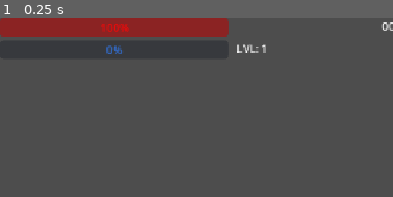
Above: before the commit, frame 1.
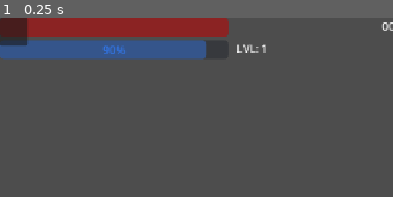
Above: after the commit, the same moment.

Repository: StickLick/Beta_Godot
Game: Godot game, scene res://Assets/Scenes/Main.tscn
Two runs of this game, one before a commit and one after it. Both use one fixed random seed, a clock stepped at 60 frames per second and the inputs below.
Inputs:
- Up to frame 1 (0.25 s): no input
The pictures show only the part of the screen within x 0-50%, y 0-50%; the shares and areas given below are measured in that part.

The runs differ from the first frame. In frame 1, 6.6% of the frame differs, in the area x 0-53%, y 0-24%.

Commit message:
levelUpSkills1.1

Diff:
--- a/Assets/Scenes/Hud.tscn
+++ b/Assets/Scenes/Hud.tscn
@@ -18,15 +18,16 @@
 modulate = Color(1, 0.029999971, 0.029999971, 1)
 offset_right = 329.0
 offset_bottom = 27.0
+show_percentage = false
 
-[node name="XPBar" type="ProgressBar" parent="."]
+[node name="XPBar" type="ProgressBar" parent="." unique_id=1977171817]
 unique_name_in_owner = true
 modulate = Color(0.2, 0.5, 1, 1)
 offset_top = 32.0
 offset_right = 329.0
 offset_bottom = 59.0
 
-[node name="LevelLabel" type="Label" parent="."]
+[node name="LevelLabel" type="Label" parent="." unique_id=1211333647]
 unique_name_in_owner = true
 offset_left = 340.0
 offset_top = 32.0
--- /dev/null
+++ b/Assets/Scenes/Main.gd
@@ -0,0 +1,8 @@
+extends Node2D
+
+func _ready() -> void:
+    var player: Player = $Player
+    var upgrade_menu = $UpgradeMenu
+
+    # Соединяем: при уровне -> вызываем меню, передавая массив из самого менеджера
+    player.level_up.connect(func(_new_level): upgrade_menu.open_upgrade_menu(upgrade_menu.all_available_upgrades))
--- a/Assets/Scenes/Main.tscn
+++ b/Assets/Scenes/Main.tscn
@@ -1,12 +1,16 @@
 [gd_scene format=3 uid="uid://cuokqkx774hk4"]
 
+[ext_resource type="Script" uid="uid://dnfux23i2ajeq" path="res://Assets/Scenes/Main.gd" id="1_8bicx"]
 [ext_resource type="PackedScene" uid="uid://luhp1l5cxkek" path="res://Assets/Scenes/Player.tscn" id="1_kwblh"]
 [ext_resource type="PackedScene" uid="uid://bopll1eq6vire" path="res://Assets/Scenes/Enemy.tscn" id="2_enemy"]
 [ext_resource type="PackedScene" uid="uid://bw8cirdg6bvpw" path="res://Assets/Scenes/Hud.tscn" id="3_ygaiq"]
 [ext_resource type="Script" uid="uid://b5fsovmjr3dd" path="res://scripts/enemy_spawner.gd" id="4_spawner"]
-[ext_resource type="Script" uid="uid://boefdtnamgbe8" path="res://Assets/Scenes/difficulty_controller.gd" id="5_gjahs"]
+[ext_resource type="Script" uid="uid://boefdtnamgbe8" path="res://scripts/difficulty_controller.gd" id="5_gjahs"]
+[ext_resource type="PackedScene" uid="uid://cj02tarqi3cnf" path="res://Assets/Scenes/UpgradeMenu.tscn" id="7_fxu2d"]
+[ext_resource type="PackedScene" uid="uid://cqle3lwr3wp84" path="res://Assets/Scenes/UpgradeDesign.tscn" id="8_fxu2d"]
 
 [node name="Main" type="Node2D" unique_id=1981767503]
+script = ExtResource("1_8bicx")
 
 [node name="Player" parent="." unique_id=1339954514 groups=["Player"] instance=ExtResource("1_kwblh")]
 
@@ -25,3 +29,6 @@
 min_spawn_interval = 1.0
 count_growth_rate = 0.05
 growth_factor = 200.0
+
+[node name="UpgradeMenu" parent="." unique_id=1070606010 instance=ExtResource("7_fxu2d")]
+upgrade_menu_scene = ExtResource("8_fxu2d")
--- a/Assets/Scenes/Player.tscn
+++ b/Assets/Scenes/Player.tscn
@@ -19,68 +19,66 @@
 [sub_resource type="CircleShape2D" id="CircleShape2D_magnet"]
 radius = 80.0
 
-[node name="Player" type="Node2D" unique_id=1339954514]
-
-[node name="CharacterBody2D" type="CharacterBody2D" parent="." unique_id=887924388]
+[node name="Player" type="CharacterBody2D" unique_id=887924388]
 collision_layer = 2
 script = ExtResource("1_3e2tf")
 
-[node name="GameCamera" type="Camera2D" parent="CharacterBody2D" unique_id=378788898]
+[node name="GameCamera" type="Camera2D" parent="." unique_id=378788898]
 unique_name_in_owner = true
 process_callback = 0
 position_smoothing_enabled = true
 position_smoothing_speed = 8.0
 script = ExtResource("6_2thea")
 
-[node name="Polygon2D" type="Polygon2D" parent="CharacterBody2D" unique_id=1927185971]
+[node name="Polygon2D" type="Polygon2D" parent="." unique_id=1927185971]
 polygon = PackedVector2Array(-28, -26, -28, 21, 22, 21, 22, -26)
 
-[node name="HealthComponent" type="Node2D" parent="CharacterBody2D" unique_id=43408329]
+[node name="HealthComponent" type="Node2D" parent="." unique_id=43408329]
 script = ExtResource("2_b2ifw")
 
-[node name="HurtboxComponent" type="Area2D" parent="CharacterBody2D" unique_id=1610656656 node_paths=PackedStringArray("health_component") groups=["Player"]]
+[node name="HurtboxComponent" type="Area2D" parent="." unique_id=1610656656 node_paths=PackedStringArray("health_component") groups=["Player"]]
 collision_layer = 2
 collision_mask = 16
 script = ExtResource("3_hurtbox")
 health_component = NodePath("../HealthComponent")
 
-[node name="CollisionShape2D" type="CollisionShape2D" parent="CharacterBody2D/HurtboxComponent" unique_id=1006817211]
+[node name="CollisionShape2D" type="CollisionShape2D" parent="HurtboxComponent" unique_id=1006817211]
 shape = SubResource("RectangleShape2D_hurtbox")
 
-[node name="WeaponComponent" type="Node2D" parent="CharacterBody2D" unique_id=1811458119]
+[node name="WeaponComponent" type="Node2D" parent="." unique_id=1811458119]
 script = ExtResource("4_weapon")
 
-[node name="DetectionArea" type="Area2D" parent="CharacterBody2D/WeaponComponent" unique_id=129713877]
+[node name="DetectionArea" type="Area2D" parent="WeaponComponent" unique_id=129713877]
 collision_layer = 0
 collision_mask = 4
 monitorable = false
 
-[node name="CollisionShape2D" type="CollisionShape2D" parent="CharacterBody2D/WeaponComponent/DetectionArea" unique_id=42854914]
+[node name="CollisionShape2D" type="CollisionShape2D" parent="WeaponComponent/DetectionArea" unique_id=42854914]
 shape = SubResource("CircleShape2D_detection")
 
-[node name="CooldownTimer" type="Timer" parent="CharacterBody2D/WeaponComponent" unique_id=1809523123]
+[node name="CooldownTimer" type="Timer" parent="WeaponComponent" unique_id=1809523123]
 
-[node name="VisualPivot" type="Node2D" parent="CharacterBody2D/WeaponComponent" unique_id=1821519261]
+[node name="VisualPivot" type="Node2D" parent="WeaponComponent" unique_id=1821519261]
 
-[node name="Polygon2D" type="Polygon2D" parent="CharacterBody2D/WeaponComponent/VisualPivot" unique_id=432942546]
+[node name="Polygon2D" type="Polygon2D" parent="WeaponComponent/VisualPivot" unique_id=432942546]
 color = Color(0.3, 0.7, 1, 1)
 polygon = PackedVector2Array(0, -6, 50, 0, 0, 6)
 
-[node name="HitboxComponent" type="Area2D" parent="CharacterBody2D/WeaponComponent/VisualPivot" unique_id=1138488457]
+[node name="HitboxComponent" type="Area2D" parent="WeaponComponent/VisualPivot" unique_id=1138488457]
 position = Vector2(25, 0)
 collision_layer = 8
 collision_mask = 0
 monitoring = false
 script = ExtResource("5_hitbox")
 
-[node name="CollisionShape2D" type="CollisionShape2D" parent="CharacterBody2D/WeaponComponent/VisualPivot/HitboxComponent" unique_id=1620867527]
+[node name="CollisionShape2D" type="CollisionShape2D" parent="WeaponComponent/VisualPivot/HitboxComponent" unique_id=1620867527]
 shape = SubResource("RectangleShape2D_weapon_hitbox")
 
-[node name="MagnetArea" type="Area2D" parent="CharacterBody2D" unique_id=215357696]
+[node name="MagnetArea" type="Area2D" parent="." unique_id=215357696]
 unique_name_in_owner = true
 collision_layer = 0
 collision_mask = 32
 monitorable = false
 
-[node name="CollisionShape2D" type="CollisionShape2D" parent="CharacterBody2D/MagnetArea" unique_id=457520969]
+[node name="CollisionShape2D" type="CollisionShape2D" parent="MagnetArea" unique_id=457520969]
 shape = SubResource("CircleShape2D_magnet")
--- /dev/null
+++ b/Assets/Scenes/UpgradeDesign.tscn
@@ -0,0 +1,10 @@
+[gd_scene format=3 uid="uid://cqle3lwr3wp84"]
+
+[node name="UpgradeDesign" type="Control" unique_id=2094936194]
+layout_mode = 3
+anchors_preset = 0
+
+[node name="UpgradeOptions" type="VBoxContainer" parent="." unique_id=776361265]
+layout_mode = 0
+offset_right = 40.0
+offset_bottom = 40.0
--- /dev/null
+++ b/Assets/Scenes/UpgradeMenu.tscn
@@ -0,0 +1,23 @@
+[gd_scene format=3 uid="uid://cj02tarqi3cnf"]
+
+[ext_resource type="Script" uid="uid://qyfqmoirdewb" path="res://scripts/UpgradeMenu.gd" id="1_4svoh"]
+[ext_resource type="Script" uid="uid://dshfc0npo0r8o" path="res://scripts/Upgrade.gd" id="2_ujqmm"]
+[ext_resource type="Resource" uid="uid://c0d2q6pu8yffo" path="res://Upgrades/Damage.tres" id="3_cjoxr"]
+[ext_resource type="Resource" uid="uid://c02rpg03n50vk" path="res://Upgrades/MaxHealth.tres" id="4_1cnya"]
+[ext_resource type="Resource" uid="uid://mnshjwksb3iy" path="res://Upgrades/RadiusWeapons.tres" id="5_itudg"]
+[ext_resource type="Resource" uid="uid://cvtx1vdaefbgw" path="res://Upgrades/RadiusXp.tres" id="6_7gsh6"]
+[ext_resource type="Resource" uid="uid://ba4lgmsqs3btv" path="res://Upgrades/Speed.tres" id="7_euifs"]
+
+[node name="UpgradeMenu" type="CanvasLayer" unique_id=1070606010]
+process_mode = 3
+script = ExtResource("1_4svoh")
+all_available_upgrades = Array[ExtResource("2_ujqmm")]([ExtResource("3_cjoxr"), ExtResource("4_1cnya"), ExtResource("5_itudg"), ExtResource("6_7gsh6"), ExtResource("7_euifs")])
+
+[node name="UpgradePanel" type="Panel" parent="." unique_id=1717061613]
+unique_name_in_owner = true
+offset_right = 40.0
+offset_bottom = 40.0
+
+[node name="VBoxContainer" type="VBoxContainer" parent="." unique_id=1882368771]
+offset_right = 40.0
+offset_bottom = 40.0
--- /dev/null
+++ b/Upgrades/Damage.tres
@@ -0,0 +1,8 @@
+[gd_resource type="Resource" script_class="Upgrade" format=3 uid="uid://c0d2q6pu8yffo"]
+
+[ext_resource type="Script" uid="uid://dshfc0npo0r8o" path="res://scripts/Upgrade.gd" id="1_k5wsj"]
+
+[resource]
+script = ExtResource("1_k5wsj")
+name = "🔪Урон + 10"
+metadata/_custom_type_script = "uid://dshfc0npo0r8o"
--- /dev/null
+++ b/Upgrades/MaxHealth.tres
@@ -0,0 +1,8 @@
+[gd_resource type="Resource" script_class="Upgrade" format=3 uid="uid://c02rpg03n50vk"]
+
+[ext_resource type="Script" uid="uid://dshfc0npo0r8o" path="res://scripts/Upgrade.gd" id="1_6bmde"]
+
+[resource]
+script = ExtResource("1_6bmde")
+name = "❤Здоровье + 20"
+metadata/_custom_type_script = "uid://dshfc0npo0r8o"
--- /dev/null
+++ b/Upgrades/RadiusWeapons.tres
@@ -0,0 +1,7 @@
+[gd_resource type="Resource" script_class="Upgrade" format=3 uid="uid://mnshjwksb3iy"]
+
+[ext_resource type="Script" uid="uid://dshfc0npo0r8o" path="res://scripts/Upgrade.gd" id="1_cpnpy"]
+
+[resource]
+script = ExtResource("1_cpnpy")
+metadata/_custom_type_script = "uid://dshfc0npo0r8o"
--- /dev/null
+++ b/Upgrades/RadiusXp.tres
@@ -0,0 +1,7 @@
+[gd_resource type="Resource" script_class="Upgrade" format=3 uid="uid://cvtx1vdaefbgw"]
+
+[ext_resource type="Script" uid="uid://dshfc0npo0r8o" path="res://scripts/Upgrade.gd" id="1_dnq7m"]
+
+[resource]
+script = ExtResource("1_dnq7m")
+metadata/_custom_type_script = "uid://dshfc0npo0r8o"
--- /dev/null
+++ b/Upgrades/Speed.tres
@@ -0,0 +1,8 @@
+[gd_resource type="Resource" script_class="Upgrade" format=3 uid="uid://ba4lgmsqs3btv"]
+
+[ext_resource type="Script" uid="uid://dshfc0npo0r8o" path="res://scripts/Upgrade.gd" id="1_jh6nc"]
+
+[resource]
+script = ExtResource("1_jh6nc")
+name = "Скорость + 10"
+metadata/_custom_type_script = "uid://dshfc0npo0r8o"
--- /dev/null
+++ b/scripts/Upgrade.gd
@@ -0,0 +1,8 @@
+extends Resource
+class_name Upgrade
+
+@export var name: String
+@export var icon: Texture2D
+@export var description: String
+@export var stat_to_modify: String # Например: "damage", "speed", "max_health"
+@export var amount: float
--- /dev/null
+++ b/scripts/UpgradeMenu.gd
@@ -0,0 +1,76 @@
+extends Node
+
+@export var upgrade_menu_scene: PackedScene
+@onready var _ui_container: Control = %UpgradePanel # Reference to a Control covering the screen in your UI root
+@export var all_available_upgrades: Array[Upgrade]
+
+var _active_menu: Control = null
+
+## Opens the upgrade selection menu, pauses the game, and handles lifecycle
+func open_upgrade_menu(available_upgrades: Array[Upgrade]) -> void:
+    if available_upgrades.size() < 3:
+        push_error("Upgrade pool invalid. Requires at least 3 unique upgrades.")
+        return
+
+    # Pause all gameplay logic while keeping UI responsive
+    get_tree().paused = true
+
+    if not is_instance_valid(upgrade_menu_scene) or not is_instance_valid(_ui_container):
+        push_error("Missing configuration: Assign Upgrade Menu PackedScene and ensure %UpgradePanel exists.")
+        get_tree().paused = false
+        return
+
+    # Select 3 unique, random upgrades
+    var shuffled_pool: Array[Upgrade] = available_upgrades.duplicate()
+    shuffled_pool.shuffle()
+    var selected_upgrades: Array[Upgrade] = shuffled_pool.slice(0, 3)
+
+    _spawn_menu(selected_upgrades)
+
+func _spawn_menu(upgrades: Array[Upgrade]) -> void:
+    # Instantiate and anchor to the UI layer
+    _active_menu = upgrade_menu_scene.instantiate() as Control
+    _ui_container.add_child(_active_menu)
+
+    # Locate the dynamic container inside the instantiated scene
+    var options_vbox: VBoxContainer = _active_menu.get_node("UpgradeOptions")
+    if not is_instance_valid(options_vbox):
+        push_error("'UpgradeOptions' VBoxContainer not found in menu scene hierarchy.")
+        get_tree().paused = false
+        _active_menu.queue_free()
+        return
+
+    # Dynamically populate buttons
+    for upgrade in upgrades:
+        var btn := Button.new()
+        btn.text = upgrade.name
+        btn.icon = upgrade.icon
+        btn.tooltip_text = "%s\n%s\nModify: %s (%+f)" % [upgrade.name, upgrade.description, upgrade.stat_to_modify, upgrade.amount]
+        btn.custom_minimum_size = Vector2(240, 180)
+
+        btn.pressed.connect(_on_upgrade_selected.bind(upgrade))
+        options_vbox.add_child(btn)
+
+func _on_upgrade_selected(upgrade: Upgrade) -> void:
+    var player: Node2D = get_tree().get_first_node_in_group("player") as Node2D
+    if not is_instance_valid(player):
+        push_error("Player node not found in group 'player'.")
+        get_tree().paused = false
+        return
+
+    # Safely fetch current stat value (defaults to 0.0 if uninitialized)
+    var current_val: float = 0.0
+    if upgrade.stat_to_modify in player:
+        current_val = float(player.get(upgrade.stat_to_modify))
+
+    # Apply modification dynamically
+    player.set(upgrade.stat_to_modify, current_val + upgrade.amount)
+
+    # Resume gameplay and clean up UI
+    get_tree().paused = false
+    _cleanup_menu()
+
+func _cleanup_menu() -> void:
+    if is_instance_valid(_active_menu):
+        _active_menu.queue_free()
+        _active_menu = null
--- a/scripts/enemy.gd
+++ b/scripts/enemy.gd
@@ -1,6 +1,6 @@
 extends CharacterBody2D
 
-const XP_GEM_SCENE: PackedScene = preload("res://scenes/xp_gem.tscn")
+const XP_GEM_SCENE: PackedScene = preload("res://Assets/Scenes/Xp_gem.tscn")
 
 @export var speed: float = 120.0
 @export var health_component: HealthComponent
--- a/scripts/player.gd
+++ b/scripts/player.gd
@@ -1,5 +1,6 @@
 extends CharacterBody2D
 
+class_name Player
 signal xp_changed(current_xp: int, next_level_xp: int)
 signal level_up(new_level: int)
 
@@ -8,7 +9,7 @@
 @export var friction: float = 1500.0
 
 var current_level: int = 1
-var current_xp: int = 0
+var current_xp: int = 90
 var xp_to_next_level: int = 100
 
 @onready var health_component: HealthComponent = $HealthComponent
--- a/scripts/xp_gem.gd
+++ b/scripts/xp_gem.gd
@@ -10,17 +10,17 @@
 
 
 func attract(player_node: Node2D) -> void:
-	_player = player_node
+    _player = player_node
 
 
 func _process(delta: float) -> void:
-	if _player == null or not is_instance_valid(_player):
-		return
+    if _player == null or not is_instance_valid(_player):
+        return
 
-	var direction: Vector2 = (_player.global_position - global_position).normalized()
-	_speed = move_toward(_speed, _max_speed, _acceleration * delta)
-	global_position += direction * _speed * delta
+    var direction: Vector2 = (_player.global_position - global_position).normalized()
+    _speed = move_toward(_speed, _max_speed, _acceleration * delta)
+    global_position += direction * _speed * delta
 
-	if global_position.distance_to(_player.global_position) < 15.0:
-		_player.collect_xp(xp_value)
-		queue_free()
+    if global_position.distance_to(_player.global_position) < 15.0:
+        _player.collect_xp(xp_value)
+        queue_free()
Not shown, added: Assets/Scenes/Main.gd.uid
Renamed: scenes/xp_gem.tscn -> Assets/Scenes/Xp_gem.tscn
Not shown, added: scripts/Upgrade.gd.uid
Not shown, added: scripts/UpgradeMenu.gd.uid
Renamed: Assets/Scenes/difficulty_controller.gd -> scripts/difficulty_controller.gd
Renamed: Assets/Scenes/difficulty_controller.gd.uid -> scripts/difficulty_controller.gd.uid
